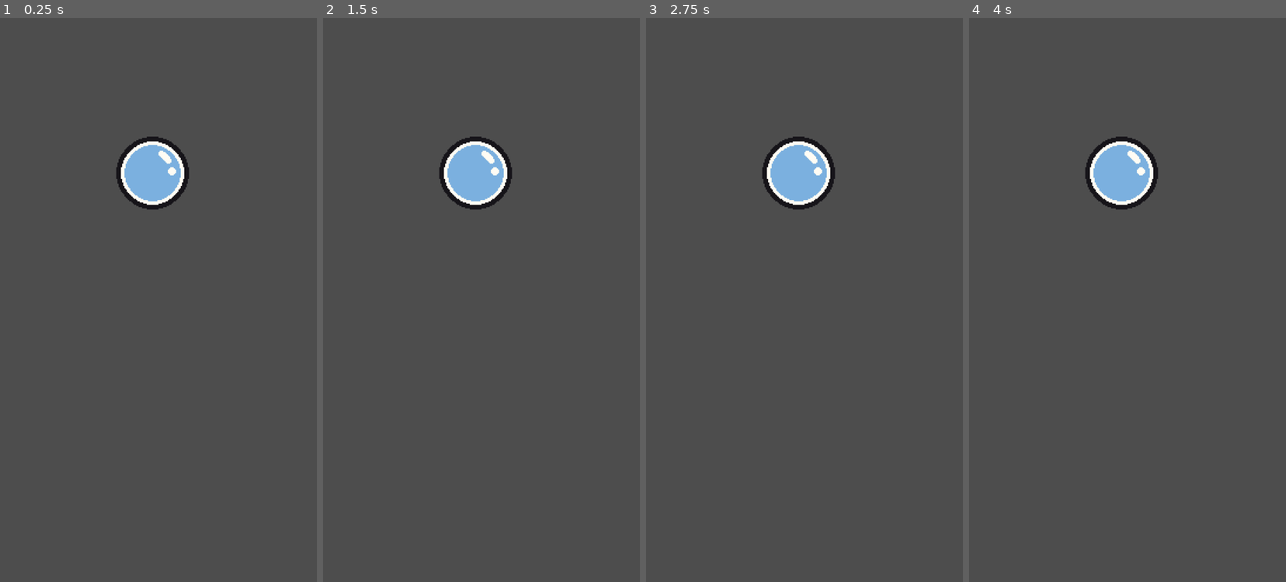
Above: before the commit, frames 1-4 (left to right).
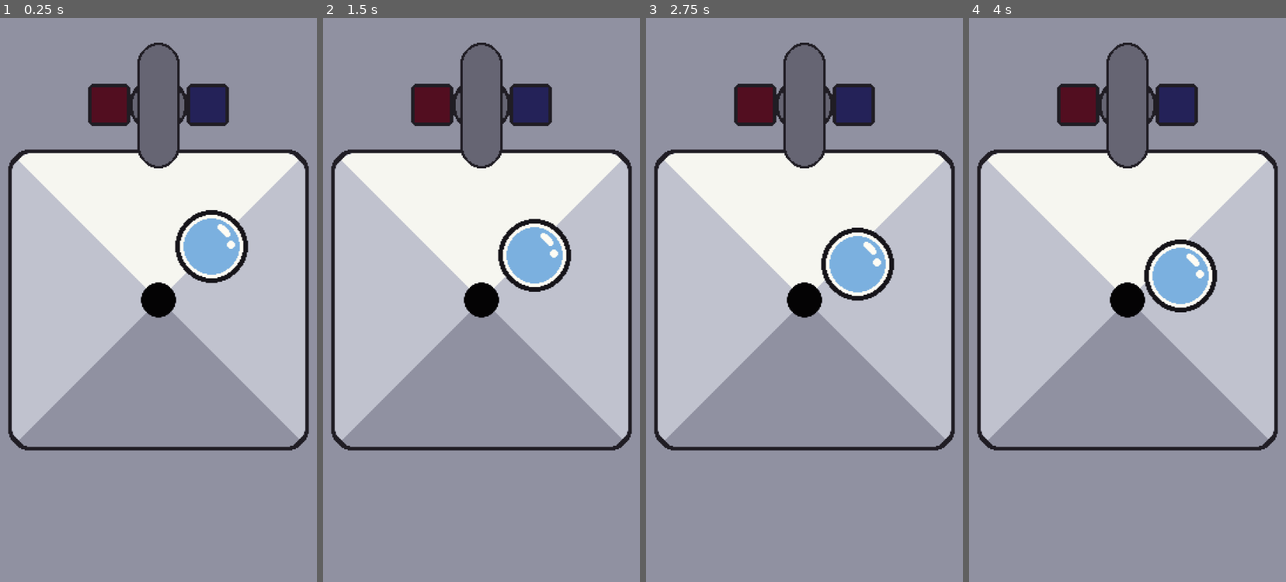
Above: after the commit, the same moments.

Repository: marCOmics/GGJ2025_Bubble
Game: Godot game, scene res://src/root.tscn
Two runs of this game, one before a commit and one after it. Both use one fixed random seed, a clock stepped at 60 frames per second and the inputs below.
Inputs (mouse positions are in pixels of both pictures, inside the frame that each line leads up to):
- Up to frame 1 (0.25 s): no input
- Up to frame 2 (1.5 s): tap Enter at 0.5 s; move the mouse to (551, 271) at 0.52 s; click (551, 271) at 0.67 s; tap Space at 1.25 s; move the mouse to (418, 328) at 1.27 s; click (418, 328) at 1.42 s
- Up to frame 3 (2.75 s): tap Enter at 2 s; move the mouse to (836, 175) at 2.02 s; click (836, 175) at 2.17 s
- Up to frame 4 (4 s): tap Space at 2.75 s; move the mouse to (1111, 412) at 2.77 s; click (1111, 412) at 2.92 s; tap Enter at 3.5 s; move the mouse to (1222, 384) at 3.52 s; click (1222, 384) at 3.67 s

The runs differ from the first frame. In frame 1, 99% of the frame differs, in the area x 0-100%, y 0-100%; in frame 2, 99%; in frame 3, 99%; in frame 4, 99%.

Commit message:
Added Background

Diff:
--- a/ggj2025_bubble_mrm/project.godot
+++ b/ggj2025_bubble_mrm/project.godot
@@ -21,7 +21,13 @@
 window/size/viewport_height=960
 window/size/resizable=false
 window/stretch/scale=0.5
+window/handheld/orientation=1
+
+[input_devices]
+
+pointing/emulate_touch_from_mouse=true
 
 [rendering]
 
 renderer/rendering_method="mobile"
+textures/vram_compression/import_etc2_astc=true
--- a/ggj2025_bubble_mrm/src/bubble.gd
+++ b/ggj2025_bubble_mrm/src/bubble.gd
@@ -8,4 +8,14 @@
 
 # Called every frame. 'delta' is the elapsed time since the previous frame.
 func _process(delta: float) -> void:
+	const AMPLITUDE : float = 100
+	#var freq : float = 10.0
+	#offset.x = cos(delta*freq) * AMPLITUDE
 	pass
+
+
+func _input(event):
+	# Mouse in viewport coordinates.
+	if event is InputEventMouseButton:
+		#print("Offset: " + str(offset.x)) #event.position)
+		offset.y += 10
--- a/ggj2025_bubble_mrm/src/root.tscn
+++ b/ggj2025_bubble_mrm/src/root.tscn
@@ -1,8 +1,31 @@
-[gd_scene load_steps=2 format=3 uid="uid://vg4ysocm2e6b"]
+[gd_scene load_steps=5 format=3 uid="uid://vg4ysocm2e6b"]
 
 [ext_resource type="PackedScene" uid="uid://dltagou3gheta" path="res://src/bubble.tscn" id="1_7228i"]
+[ext_resource type="Texture2D" uid="uid://do0ahv27t2cw0" path="res://res/Background.png" id="2_3brtk"]
+[ext_resource type="Texture2D" uid="uid://bibqqg54l7sut" path="res://res/Sink.png" id="2_doqv5"]
+[ext_resource type="Texture2D" uid="uid://c7y5vwgcm5hdb" path="res://res/WaterTap.png" id="4_xdhea"]
 
 [node name="Root" type="Node2D"]
 
-[node name="Bubble" parent="." instance=ExtResource("1_7228i")]
-position = Vector2(520, 528)
+[node name="ParallaxBackground" type="ParallaxBackground" parent="."]
+offset = Vector2(540, 960)
+transform = Transform2D(1, 0, 0, 1, 540, 960)
+
+[node name="Parallax2D" type="Parallax2D" parent="ParallaxBackground"]
+
+[node name="ParallaxLayer" type="ParallaxLayer" parent="ParallaxBackground"]
+
+[node name="Background" type="Sprite2D" parent="ParallaxBackground/ParallaxLayer"]
+texture = ExtResource("2_3brtk")
+
+[node name="Sink" type="Sprite2D" parent="ParallaxBackground/ParallaxLayer"]
+texture = ExtResource("2_doqv5")
+
+[node name="ParallaxLayer2" type="ParallaxLayer" parent="ParallaxBackground"]
+
+[node name="Bubble" parent="ParallaxBackground/ParallaxLayer2" instance=ExtResource("1_7228i")]
+position = Vector2(181, -182)
+
+[node name="WaterTap" type="Sprite2D" parent="ParallaxBackground/ParallaxLayer2"]
+position = Vector2(0, -664)
+texture = ExtResource("4_xdhea")
Not shown, added: ggj2025_bubble_mrm/export_presets.cfg
Not shown, changed: ggj2025_bubble_mrm/icon.svg
Binary file added: ggj2025_bubble_mrm/res/Background.aseprite
Binary file added: ggj2025_bubble_mrm/res/Background.png
Not shown, added: ggj2025_bubble_mrm/res/Background.png.import
Binary file changed: ggj2025_bubble_mrm/res/Bubble.aseprite
Binary file added: ggj2025_bubble_mrm/res/Sink.aseprite
Binary file added: ggj2025_bubble_mrm/res/Sink.png
Not shown, added: ggj2025_bubble_mrm/res/Sink.png.import
Binary file added: ggj2025_bubble_mrm/res/WaterTap.aseprite
Binary file added: ggj2025_bubble_mrm/res/WaterTap.png
Not shown, added: ggj2025_bubble_mrm/res/WaterTap.png.import
(and 5 more such lines)
